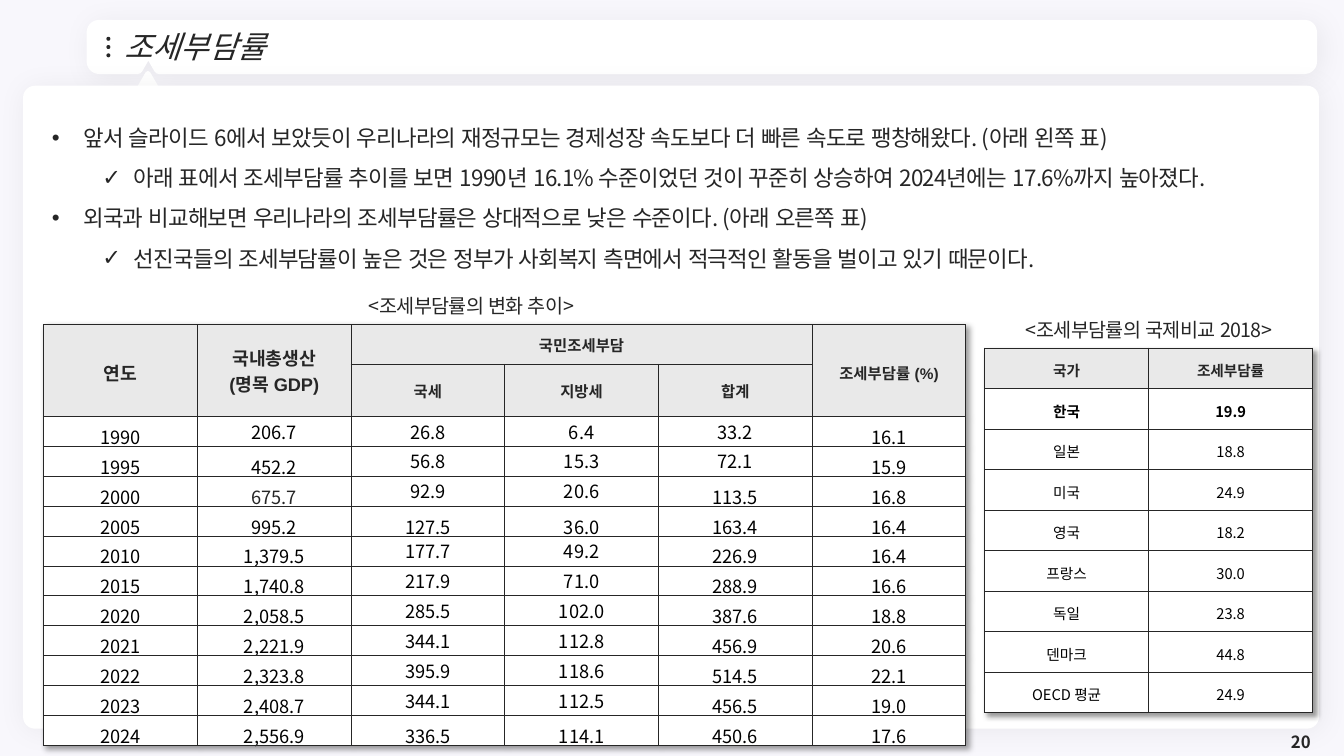
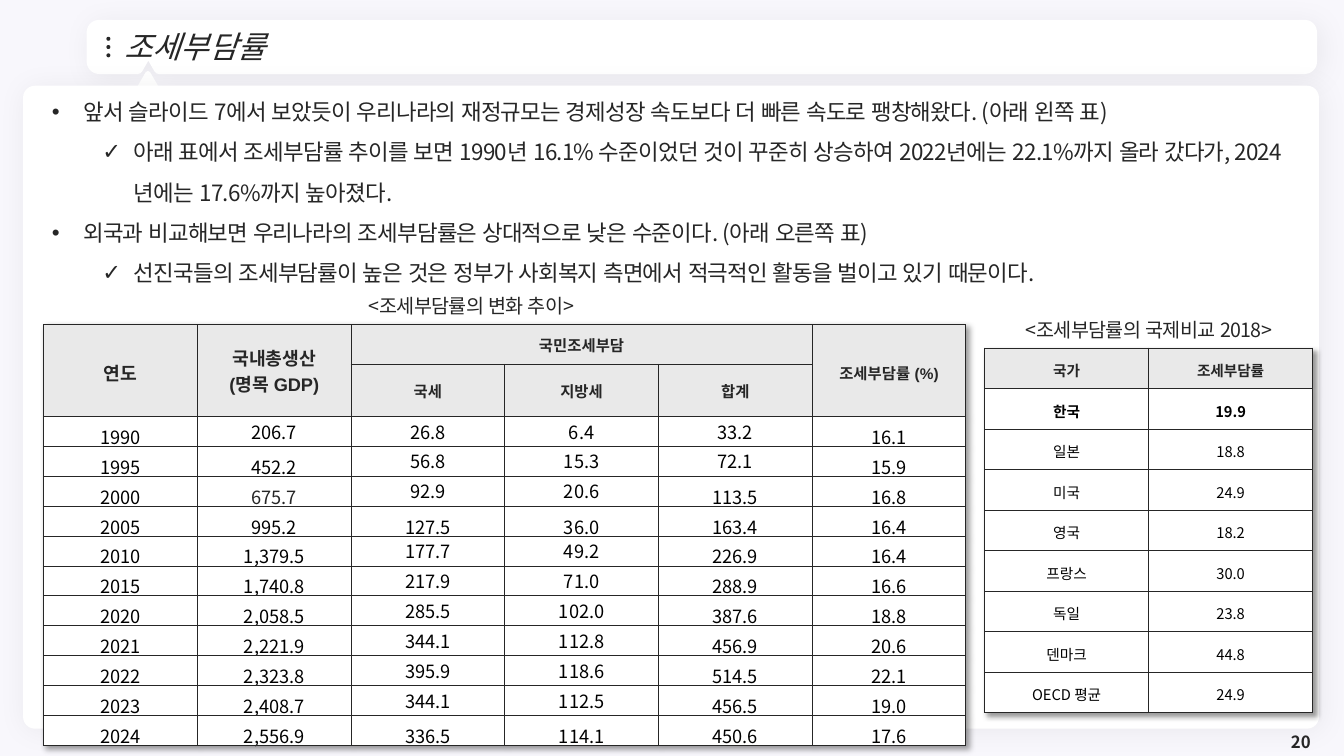
Before and after one commit to meandthey/Teaching, a slide deck: slide 20 of 재정학/01_Lectures/재정학_Chapter_2.pptx. Drawn at 1344x756 pixels with LibreOffice and Linux fonts; fonts in the diff are those of the drawing; background and template pictures are left out. Boxes give left, top, right and bottom in pixels: in the first picture for what was removed or moved away, otherwise in the second. Text is boxed around its words. In the diff, an @@ line names an element or a change of style, - is before the commit and + after.

```diff
--- a/재정학/01_Lectures/재정학_Chapter_2.pptx
+++ b/재정학/01_Lectures/재정학_Chapter_2.pptx
@@ text "앞서 슬라이드 7에서 보았듯이 우리나라의 ...": place and size @@
-text "앞서 슬라이드 7에서 보았듯이 우리나라의 ..." at (83,127,1205,269)
+text "앞서 슬라이드 7에서 보았듯이 우리나라의 ..." at (83,101,1231,283)
@@ text at (83,101,1231,203): text changed @@
-• 앞서 슬라이드 6에서 보았듯이 우리나라의 재정규모는 경제성장 속도보다 더 빠른 속도로 팽창해왔다. (아래 왼쪽 표)
-  ✓ 아래 표에서 조세부담률 추이를 보면 1990년 16.1% 수준이었던 것이 꾸준히 상승하여 2024년에는 17.6%까지 높아졌다.
+• 앞서 슬라이드 7에서 보았듯이 우리나라의 재정규모는 경제성장 속도보다 더 빠른 속도로 팽창해왔다. (아래 왼쪽 표)
+  ✓ 아래 표에서 조세부담률 추이를 보면 1990년 16.1% 수준이었던 것이 꾸준히 상승하여 2022년에는 22.1%까지 올라 갔다가, 2024년에는 17.6%까지 높아졌다.
```
Also in this commit, not shown: 5 other slides changed, 1 slide added, 1 other file.
